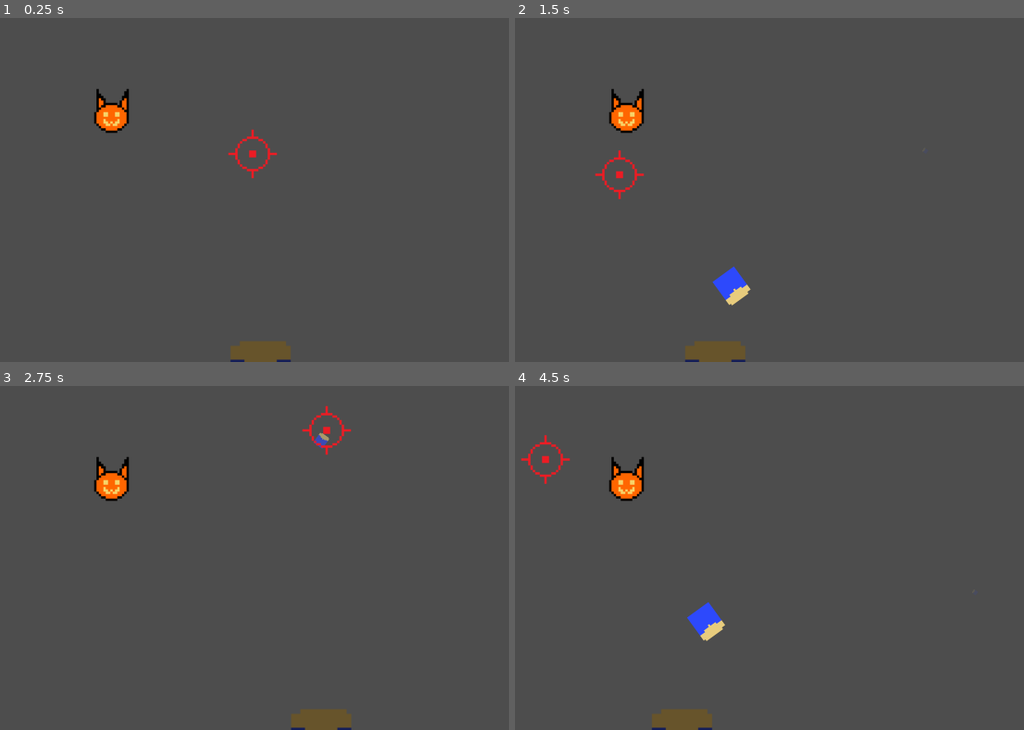
Above: before the commit, frames 1-4 (two rows, left to right).
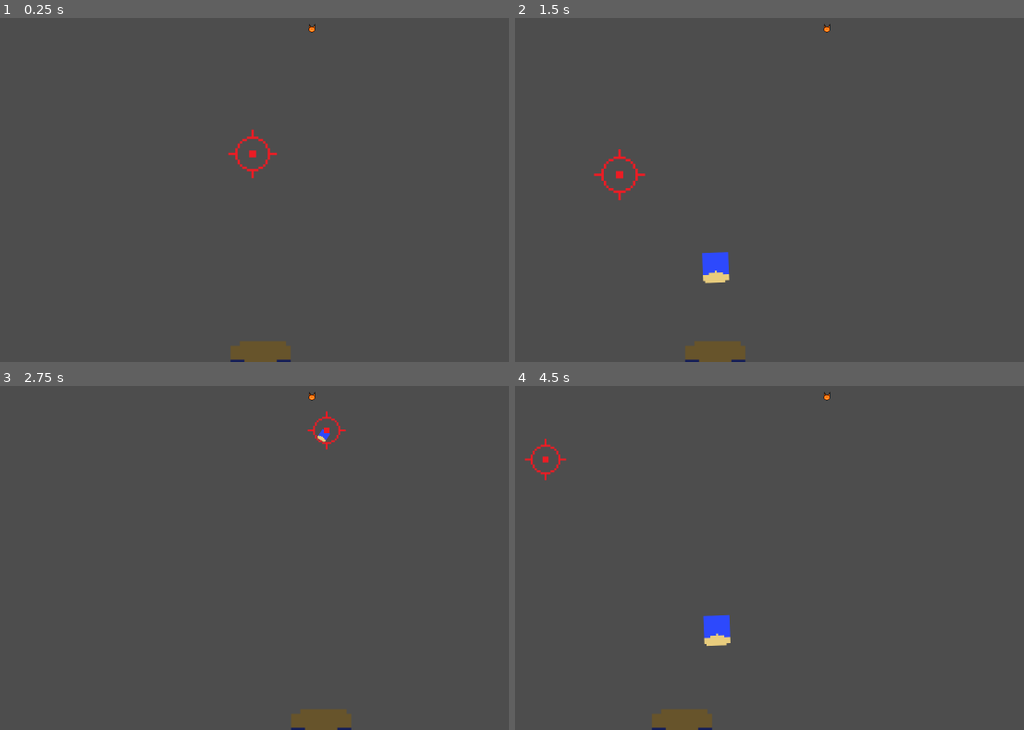
Above: after the commit, the same moments.

Repository: asterbot/uwgdc-game-jam-2025
Game: Godot game, scene res://scenes/main.tscn
Same seed, same stepped clock (60 frames per second), same inputs: the game is played once before the commit and once after it.
Inputs (mouse positions are in pixels of both pictures, inside the frame that each line leads up to):
- Up to frame 1 (0.25 s): no input
- Up to frame 2 (1.5 s): tap Enter at 0.5 s; move the mouse to (932, 131) at 0.52 s; press the mouse at (932, 131) at 0.53 s; move the mouse to (621, 176) at 1.27 s; release the mouse at (621, 176) at 1.28 s; click (621, 176) at 1.35 s
- Up to frame 3 (2.75 s): move the mouse to (325, 430) at 2.02 s; press the mouse at (325, 430) at 2.03 s
- Up to frame 4 (4.5 s): move the mouse to (728, 606) at 2.77 s; release the mouse at (728, 606) at 2.78 s; click (728, 606) at 2.85 s; move the mouse to (988, 585) at 3.52 s; press the mouse at (988, 585) at 3.53 s; move the mouse to (545, 458) at 4.27 s; release the mouse at (545, 458) at 4.28 s; click (545, 458) at 4.35 s

The runs differ from the first frame. In frame 1, 0.6% of the frame differs, in the area x 18-62%, y 1-34%; in frame 2, 1.7%, in the area x 15-62%, y 1-84%; in frame 3, 1.0%; in frame 4, 1.6%.

Commit message:
enenemies scale with depth, although maybe a bit too small

Diff:
--- a/scenes/cat_enemies/cat.gd
+++ b/scenes/cat_enemies/cat.gd
@@ -1,17 +1,32 @@
-class_name Enemy
+class_name Cat
 
 extends CharacterBody2D
 
 var projectiles_in_range = []
+var depth: float
+
+var viewport_size: Vector2
+
 
 func _ready() -> void:
 	pass
 
 func _process(_delta: float) -> void:
-	for projectile in projectiles_in_range:
-		if projectile.scale.x < 0.5:
+	# set scale based on depth (i.e by y-coord)
+	viewport_size = get_viewport().get_visible_rect().size
+	depth = position.y/viewport_size.y
+	self.scale = Vector2(depth, depth)
+
+
+	for proj in projectiles_in_range:
+		#print("TIME: ", proj.time) # 0 to 1, based on depth
+
+		var time_left_normalized: float = proj.timer.time_left/proj.time
+		if time_left_normalized > 0 and \
+				time_left_normalized < depth and depth < time_left_normalized + 0.3:
 			print("Damage! OUCHIE! SPLAT")
-			projectile.queue_free()
+			proj.queue_free()
+			break
 
 
 func _on_area_2d_area_entered(projectile_area: Area2D) -> void:
--- a/scenes/cat_enemies/cat.tscn
+++ b/scenes/cat_enemies/cat.tscn
@@ -2,12 +2,12 @@
 
 [ext_resource type="Script" path="res://scenes/cat_enemies/cat.gd" id="1_xxoqr"]
 
-[node name="Enemy" type="CharacterBody2D"]
+[node name="Cat" type="CharacterBody2D"]
 collision_layer = 0
 collision_mask = 0
 script = ExtResource("1_xxoqr")
 
-[node name="Sprite" type="Sprite2D" parent="."]
+[node name="Sprite2D" type="Sprite2D" parent="."]
 
 [node name="Area2D" type="Area2D" parent="."]
 collision_layer = 2
--- a/scenes/cat_enemies/test_cat/test_cat.gd
+++ b/scenes/cat_enemies/test_cat/test_cat.gd
@@ -1,4 +1,4 @@
-extends Enemy
+extends Cat
 
 
 func _ready() -> void:
--- a/scenes/cat_enemies/test_cat/test_cat.tscn
+++ b/scenes/cat_enemies/test_cat/test_cat.tscn
@@ -13,7 +13,7 @@
 [node name="Enemy" instance=ExtResource("1_c7qwr")]
 script = ExtResource("2_tk6wo")
 
-[node name="Sprite" parent="." index="0"]
+[node name="Sprite2D" parent="." index="0"]
 texture = ExtResource("3_npt3g")
 
 [node name="CollisionShape2D" parent="Area2D" index="0"]
--- a/scenes/main.tscn
+++ b/scenes/main.tscn
@@ -6,16 +6,19 @@
 
 [node name="Main" type="Node2D"]
 script = ExtResource("1_e7st0")
+metadata/_edit_lock_ = true
+
+[node name="Enemies" type="Node2D" parent="."]
+metadata/_edit_lock_ = true
+
+[node name="Enemy" parent="Enemies" instance=ExtResource("3_jy5we")]
+position = Vector2(928, 178)
+
+[node name="Projectiles" type="Node2D" parent="."]
+unique_name_in_owner = true
+metadata/_edit_lock_ = true
 
 [node name="Player" parent="." instance=ExtResource("2_nij8n")]
 unique_name_in_owner = true
-
-[node name="Enemies" type="Node2D" parent="."]
-
-[node name="Enemy" parent="Enemies" instance=ExtResource("3_jy5we")]
-position = Vector2(495, 357)
-collision_layer = 1
-collision_mask = 1
-
-[node name="Projectiles" type="Node2D" parent="."]
-unique_name_in_owner = true
+metadata/_edit_group_ = true
+metadata/_edit_lock_ = true
--- a/scenes/player/player.gd
+++ b/scenes/player/player.gd
@@ -1,6 +1,12 @@
 extends Node2D
 
 @onready var projectile_scene = preload("res://scenes/projectile/projectile.tscn")
+@onready var cursor_sprite: Sprite2D = $Cursor
+@onready var cannon_sprite: Sprite2D = $Cannon
+
+var mouse_pos: Vector2
+var cannon_pos: Vector2
+var viewport_size: Vector2
 
 var can_shoot: bool = true
 
@@ -11,17 +17,19 @@
 	pass
 
 func _process(delta: float) -> void:
-	var mouse_pos: Vector2 = get_local_mouse_position()
-	var cannon_pos: Vector2 = $Cannon.position
+	mouse_pos = get_local_mouse_position()
+	cannon_pos = cannon_sprite.position
+	viewport_size = get_viewport().get_visible_rect().size
 
-	var viewport_size: Vector2 = get_viewport().get_visible_rect().size
 	# positions will be bounded within the screen
-	$Cursor.position = Vector2(
+	cursor_sprite.position = Vector2(
 		clamp(mouse_pos.x, 0, viewport_size.x),
 		clamp(mouse_pos.y, 0, viewport_size.y)
 	)
+	var cursor_sprite_scale: float = 0.5 + mouse_pos.y/viewport_size.y
+	cursor_sprite.scale = Vector2(cursor_sprite_scale, cursor_sprite_scale)
 	# cannon follows the cursor, always at bottom of screen
-	$Cannon.position = Vector2(
+	cannon_sprite.position = Vector2(
 		# x-coord uses frame-agnositc lerp smoothing, source: https://youtu.be/LSNQuFEDOyQ?t=2921
 		mouse_pos.x + (cannon_pos.x - mouse_pos.x)*exp(-5*delta),
 		viewport_size.y
@@ -29,11 +37,12 @@
 
 
 func _input(event: InputEvent):
-	if event is InputEventMouseButton and Input.is_action_just_pressed("shoot"):
+	if event is InputEventMouseButton and Input.is_action_pressed("shoot"):
 		if can_shoot:
 			var new_projectile = projectile_scene.instantiate()
-			new_projectile.start_pos = $Cannon.position
+			new_projectile.start_pos = %ProjectileSpawnPos.global_position
 			new_projectile.mouse_pos = event.position
+			new_projectile.target_depth = mouse_pos.y/viewport_size.y
 			projectiles_node.add_child(new_projectile)
 			can_shoot = false
 			$CooldownTimer.start()
--- a/scenes/player/player.tscn
+++ b/scenes/player/player.tscn
@@ -5,7 +5,6 @@
 [ext_resource type="Texture2D" uid="uid://ccmptxm1chwvw" path="res://assets/deodorant.png" id="3_n7hab"]
 
 [node name="Player" type="Node2D"]
-z_index = 1
 script = ExtResource("1_44hls")
 
 [node name="Cursor" type="Sprite2D" parent="."]
@@ -17,6 +16,10 @@
 scale = Vector2(2, 2)
 texture = ExtResource("3_n7hab")
 
+[node name="ProjectileSpawnPos" type="Marker2D" parent="Cannon"]
+unique_name_in_owner = true
+position = Vector2(0, -33)
+
 [node name="CooldownTimer" type="Timer" parent="."]
 wait_time = 0.2
 one_shot = true
--- a/scenes/projectile/projectile.gd
+++ b/scenes/projectile/projectile.gd
@@ -1,18 +1,19 @@
 extends CharacterBody2D
 
-var start_pos: Vector2 # cannon location, to be written in main
-var mouse_pos: Vector2 # the target point, to be written in main
-@onready var time = $ReachTargetTimer.wait_time	 # time to reach target
+var start_pos: Vector2 # cannon location, to be written to upon instantiation
+var mouse_pos: Vector2 # the target point, to be written to upon instantiation
+var target_depth: float # number of seconds to reach target, to be written to upon instantiation
+@onready var timer = $ReachTargetTimer
 
+var time: float
 
 var d_x: float
 var vf_x: float = 50
 var a_x: float
 var vi_x: float
 
-
 var d_y: float
-var vf_y : float = -50	# final velocity at target
+var vf_y : float = -100	# final velocity at target
 var a_y : float			# acceleration to reach target
 var vi_y : float			# initial velocity to reach target
 ## NOTE: u,a calculated from v, T and displacement in _ready()
@@ -23,9 +24,10 @@
 # d = (vi+vf)*t/2
 
 func _ready() -> void:
+	time = 1 - target_depth
+
 	var viewport_size: Vector2 = get_viewport().get_visible_rect().size
 	position = Vector2(start_pos.x, viewport_size.y) # we shoot the projectile from here
-
 
 	d_x = mouse_pos.x - position.x
 	if (d_x < 0): vf_x *= -1
@@ -34,13 +36,19 @@
 	velocity.x = vi_x
 	a_x = (vf_x-vi_x)/time # acceleration
 
-
-
 	d_y = -1 * abs(position.y - mouse_pos.y) # remember to negate
 	vi_y = 2*d_y/time - vf_y # calculate initial velocity
 	velocity.y = vi_y
 	a_y = (vf_y-vi_y)/time # acceleration
-	$ReachTargetTimer.start()
+
+	timer.wait_time = time
+	timer.start()
+
+	var tween_until_end: Tween = get_tree().create_tween()
+	tween_until_end.set_parallel()
+	tween_until_end.tween_property(self, "scale", Vector2(target_depth, target_depth), time)
+	tween_until_end.tween_property(self, "rotation_degrees", 2000*time, 1.5*time)
+
 
 func _process(delta: float) -> void:
 	velocity.x += a_x*delta
@@ -48,7 +56,14 @@
 	move_and_slide()
 
 
-func _on_physics_timer_timeout() -> void:
+func _on_reach_target_timer_timeout() -> void:
 	# decrease "perceived" acceleration
-	a_x /= 4
-	a_y /= 4
+	a_x /= 2
+	a_y /= 2
+
+	var tween = get_tree().create_tween()
+	tween.set_parallel()
+	tween.tween_property(self, "scale", Vector2.ZERO, 0.5*time)
+	tween.tween_property(self, "modulate:a", 0.0, 0.5*time)
+	await tween.finished
+	queue_free()
--- a/scenes/projectile/projectile.tscn
+++ b/scenes/projectile/projectile.tscn
@@ -1,106 +1,7 @@
-[gd_scene load_steps=8 format=3 uid="uid://d4l6e2xeutopg"]
+[gd_scene load_steps=5 format=3 uid="uid://d4l6e2xeutopg"]
 
 [ext_resource type="Texture2D" uid="uid://ccmptxm1chwvw" path="res://assets/deodorant.png" id="1_gs5qr"]
 [ext_resource type="Script" path="res://scenes/projectile/projectile.gd" id="1_we240"]
-
-[sub_resource type="Animation" id="Animation_oim5b"]
-length = 0.001
-tracks/0/type = "value"
-tracks/0/imported = false
-tracks/0/enabled = true
-tracks/0/path = NodePath(".:scale")
-tracks/0/interp = 1
-tracks/0/loop_wrap = true
-tracks/0/keys = {
-"times": PackedFloat32Array(0),
-"transitions": PackedFloat32Array(1),
-"update": 0,
-"values": [Vector2(1, 1)]
-}
-tracks/1/type = "value"
-tracks/1/imported = false
-tracks/1/enabled = true
-tracks/1/path = NodePath(".:modulate")
-tracks/1/interp = 1
-tracks/1/loop_wrap = true
-tracks/1/keys = {
-"times": PackedFloat32Array(0),
-"transitions": PackedFloat32Array(1),
-"update": 0,
-"values": [Color(1, 1, 1, 1)]
-}
-tracks/2/type = "value"
-tracks/2/imported = false
-tracks/2/enabled = true
-tracks/2/path = NodePath(".:rotation")
-tracks/2/interp = 1
-tracks/2/loop_wrap = true
-tracks/2/keys = {
-"times": PackedFloat32Array(0),
-"transitions": PackedFloat32Array(1),
-"update": 0,
-"values": [0.0]
-}
-
-[sub_resource type="Animation" id="Animation_o3hqc"]
-resource_name = "shrink"
-step = 0.5
-tracks/0/type = "value"
-tracks/0/imported = false
-tracks/0/enabled = true
-tracks/0/path = NodePath(".:scale")
-tracks/0/interp = 1
-tracks/0/loop_wrap = true
-tracks/0/keys = {
-"times": PackedFloat32Array(0, 1),
-"transitions": PackedFloat32Array(1, 1),
-"update": 0,
-"values": [Vector2(1, 1), Vector2(0.1, 0.1)]
-}
-tracks/1/type = "value"
-tracks/1/imported = false
-tracks/1/enabled = true
-tracks/1/path = NodePath(".:modulate")
-tracks/1/interp = 1
-tracks/1/loop_wrap = true
-tracks/1/keys = {
-"times": PackedFloat32Array(0.5, 1),
-"transitions": PackedFloat32Array(1, 1),
-"update": 0,
-"values": [Color(1, 1, 1, 1), Color(1, 1, 1, 0)]
-}
-tracks/2/type = "method"
-tracks/2/imported = false
-tracks/2/enabled = true
-tracks/2/path = NodePath(".")
-tracks/2/interp = 1
-tracks/2/loop_wrap = true
-tracks/2/keys = {
-"times": PackedFloat32Array(1),
-"transitions": PackedFloat32Array(1),
-"values": [{
-"args": [],
-"method": &"queue_free"
-}]
-}
-tracks/3/type = "value"
-tracks/3/imported = false
-tracks/3/enabled = true
-tracks/3/path = NodePath(".:rotation")
-tracks/3/interp = 1
-tracks/3/loop_wrap = true
-tracks/3/keys = {
-"times": PackedFloat32Array(0, 1),
-"transitions": PackedFloat32Array(1, 1),
-"update": 0,
-"values": [0.0, 18.8496]
-}
-
-[sub_resource type="AnimationLibrary" id="AnimationLibrary_5vrpj"]
-_data = {
-"RESET": SubResource("Animation_oim5b"),
-"shoot": SubResource("Animation_o3hqc")
-}
 
 [sub_resource type="RectangleShape2D" id="RectangleShape2D_b6m5x"]
 size = Vector2(65, 76)
@@ -116,12 +17,6 @@
 [node name="Sprite2D" type="Sprite2D" parent="."]
 texture = ExtResource("1_gs5qr")
 
-[node name="AnimationPlayer" type="AnimationPlayer" parent="."]
-libraries = {
-"": SubResource("AnimationLibrary_5vrpj")
-}
-autoplay = "shoot"
-
 [node name="CollisionShape2D" type="CollisionShape2D" parent="."]
 position = Vector2(-0.5, 15)
 shape = SubResource("RectangleShape2D_b6m5x")
@@ -134,7 +29,7 @@
 shape = SubResource("RectangleShape2D_6rykx")
 
 [node name="ReachTargetTimer" type="Timer" parent="."]
-wait_time = 0.6
+wait_time = 0.4
 one_shot = true
 
-[connection signal="timeout" from="ReachTargetTimer" to="." method="_on_physics_timer_timeout"]
+[connection signal="timeout" from="ReachTargetTimer" to="." method="_on_reach_target_timer_timeout"]
Not shown: 1 places in scenes/cat_enemies/test_cat/test_cat.tscn that only renumber resources
Not shown, added: .DS_Store
Not shown, added: assets/.DS_Store
